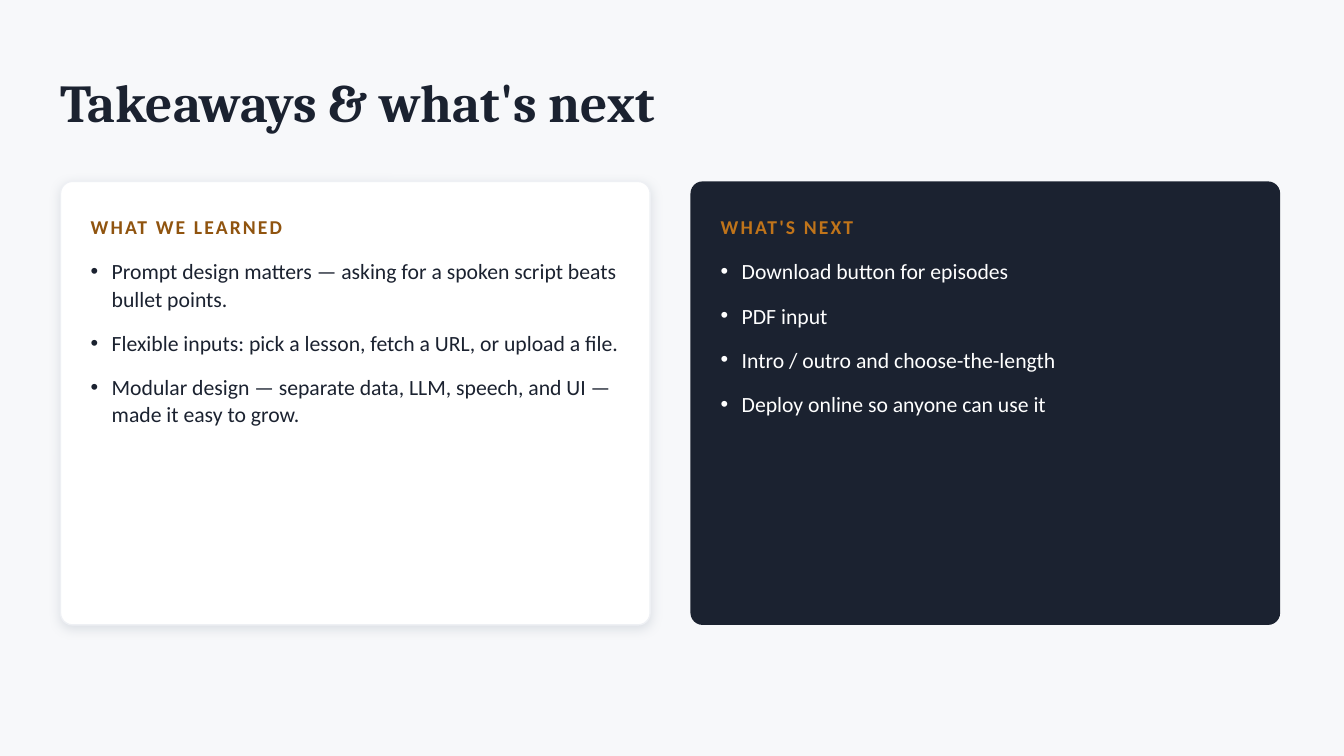
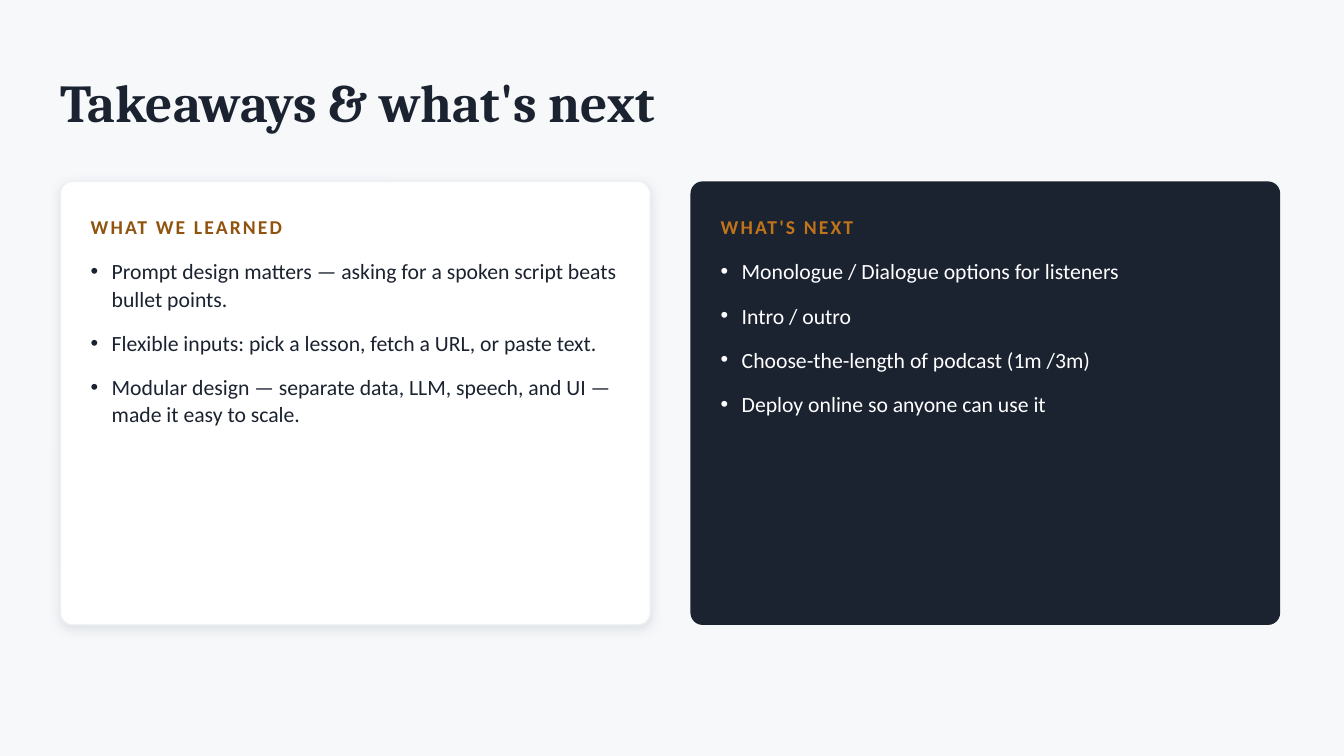
Before and after one commit to nyelugo/PROJECT-Podcast-Studio, a slide deck: slide 5 of Podcast-Studio-Presentation.pptx. Drawn at 1344x756 pixels with LibreOffice and Linux fonts; fonts in the diff are those of the drawing. Boxes give left, top, right and bottom in pixels: in the first picture for what was removed or moved away, otherwise in the second. Text is boxed around its words. In the diff, an @@ line names an element or a change of style, - is before the commit and + after.

```diff
--- a/Podcast-Studio-Presentation.pptx
+++ b/Podcast-Studio-Presentation.pptx
@@ text at [742, 264, 1119, 372]: text changed @@
-• Download button for episodes
-• PDF input
-• Intro / outro and choose-the-length
+• Monologue / Dialogue options for listeners
+• Intro / outro
+• Choose-the-length of podcast (1m /3m)
@@ text at [112, 336, 597, 426]: text changed @@
-• Flexible inputs: pick a lesson, fetch a URL, or upload a file.
-• Modular design — separate data, LLM, speech, and UI — made it easy to grow.
+• Flexible inputs: pick a lesson, fetch a URL, or paste text.
+• Modular design — separate data, LLM, speech, and UI — made it easy to scale.
```
Also in this commit, not shown: 2 other slides changed.
